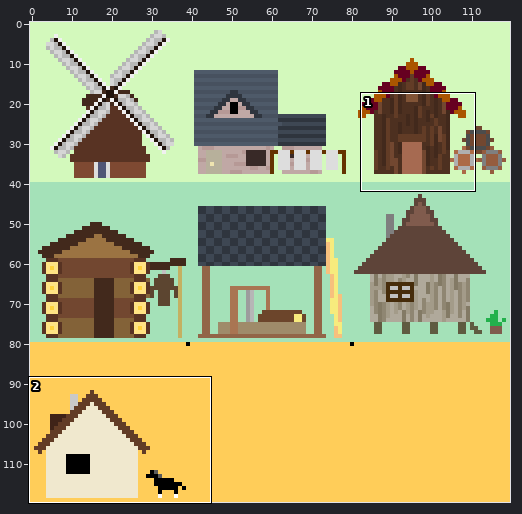
Edited in one commit: sprite sheet (Scripts/Chikuwa3/Buildings.png). Above: a wide view before the commit, with the close-up outlined.
Close-up. Before the edit:
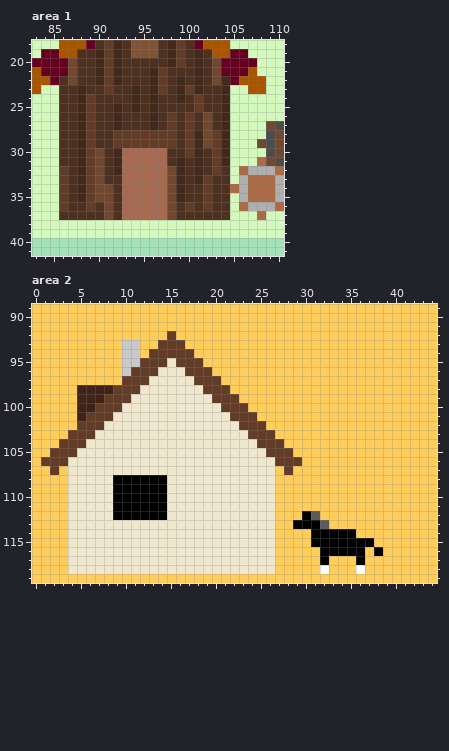
The file is 120x120 pixels. Colours within 5 levels of each other are drawn and written as one. Shown: area 1: x 83..110, y 18..41; area 2: x 0..44, y 89..119.
The result:
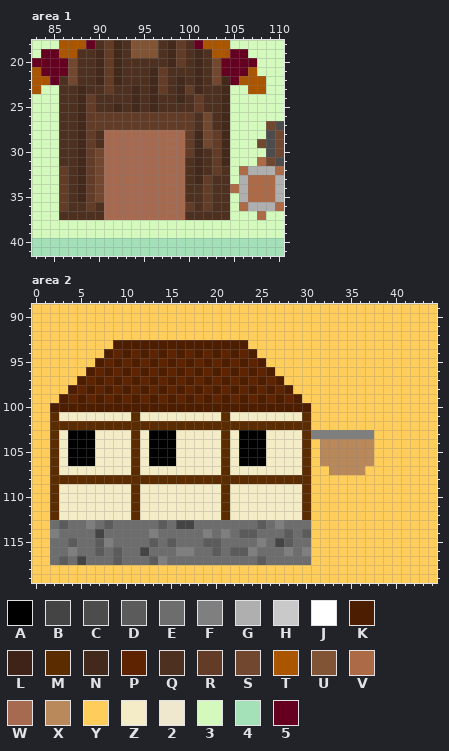
Palette (. is transparent): A #000000  B #444444  C #4c4c4c  D #5b5b5b  E #6d6d6d  F #7f7f7f  G #afafaf  H #c9c9c9  J #ffffff  K #4d1d00  L #3f2318  M #5b2c00  N #42291c  P #5e2300  Q #4d3020  R #623c26  S #724730  T #aa5500  U #815436  V #ac6a46  W #a66a51  X #b9885b  Y #ffcd59  Z #f3ecc7  2 #f0e8ce  3 #d3f9bc  4 #a4e1b8  5 #660021
Difference:
Area 1:
y 26..27: x 90..97 QQNQQQNQ -> RRRRRRRR; x 99 Q -> R
y 28..29: x 91..99 QRRRRRRRQ -> WWWWWWWWW
y 30: x 91..92 QN -> WW; x 98..99 QQ -> WW
y 31: x 91..92 QN -> WW; x 98..99 QN -> WW
y 32: x 91..92 QN -> WW; x 98..99 SN -> WW
y 33: x 91..92 QQ -> WW; x 98..99 SN -> WW
y 34..35: x 91..92 SQ -> WW; x 98..99 SN -> WW
y 36..37: x 91..92 SQ -> WW; x 98..99 SQ -> WW
Area 2:
y 92: x 15 R -> Y
y 93: x 9..23 YHHYYRRRYYYYYYY -> KKKKKKKKKKKKKKK
y 94: x 8..24 YYHHYRRRRRYYYYYYY -> KPKPKPKPKPKPKPKPK
y 95: x 7..25 YYYHHRRR2RRRYYYYYYY -> KPKPKPKPKPKPKPKPKPK
y 96: x 6..26 YYYYHRRR222RRRYYYYYYY -> KPKPKPKPKPKPKPKPKPKPK
y 97: x 5..27 YYYYYRRR22222RRRYYYYYYY -> KPKPKPKPKPKPKPKPKPKPKPK
y 98: x 4..28 YLLLLRRR2222222RRRYYYYYYY -> KPKPKPKPKPKPKPKPKPKPKPKPK
y 99: x 3..29 YYLLLRRR222222222RRRYYYYYYY -> KPKPKPKPKPKPKPKPKPKPKPKPKPK
y 100: x 2..30 YYYLLRRR22222222222RRRYYYYYYY -> KKKKKKKKKKKKKKKKKKKKKKKKKKKKK
y 101: x 2..30 YYYLRRR2222222222222RRRYYYYYY -> MZZZZZZZZMZZZZZZZZZMZZZZZZZZM
y 102: x 2..30 YYYRRR222222222222222RRRYYYYY -> MMMMMMMMMMMMMMMMMMMMMMMMMMMMM
y 103: x 2..37 YYRRR22222222222222222RRRYYYYYYYYYYY -> MZAAAZZZZMZAAAZZZZZMZAAAZZZZMFFFFFFF
y 104: x 2..30 YRRR2222222222222222222RRRYYY -> MZAAAZZZZMZAAAZZZZZMZAAAZZZZM; x 32..37 YYYYYY -> XXXXXX
y 105: x 2..30 RRR222222222222222222222RRRYY -> MZAAAZZZZMZAAAZZZZZMZAAAZZZZM; x 32..37 YYYYYY -> XXXXXX
y 106: x 1..30 RRR22222222222222222222222RRRY -> YMZAAAZZZZMZAAAZZZZZMZAAAZZZZM; x 32..37 YYYYYY -> XXXXXX
y 107: x 2..30 RY22222222222222222222222YRYY -> MZZZZZZZZMZZZZZZZZZMZZZZZZZZM; x 33..36 YYYY -> XXXX
y 108: x 2..30 YY22222AAAAAA222222222222YYYY -> MMMMMMMMMMMMMMMMMMMMMMMMMMMMM
y 109..111: x 2..30 YY22222AAAAAA222222222222YYYY -> MZZZZZZZZMZZZZZZZZZMZZZZZZZZM
y 112: x 2..31 YY22222AAAAAA222222222222YYYAD -> MZZZZZZZZMZZZZZZZZZMZZZZZZZZMY
y 113: x 2..32 YY22222222222222222222222YYAAAD -> EDEEFEDEEEEEDEBBEEEEEEEDEFEEEYY
y 114: x 2..35 YY22222222222222222222222YYYYAAAAA -> FEEEEBEEEEEFEEEEEFEFEDDEEEDEDYYYYY
y 115: x 2..37 YY22222222222222222222222YYYYAAAAAAA -> EEDEEDFEEEEDEDEEEDDEEEEFEBDEEYYYYYYY
y 116: x 2..30 YY22222222222222222222222YYYY -> EEFEEDEDEEBEEEFFEEDEDDFEEEFEF; x 32..36 AAAAA -> YYYYY; x 38 A -> Y
y 117: x 2..30 YY22222222222222222222222YYYY -> EDEBEEEDEEEDFEEEEEEEEEEDEEEEE; x 32 A -> Y; x 36 A -> Y
y 118: x 4..26 22222222222222222222222 -> YYYYYYYYYYYYYYYYYYYYYYY; x 32 J -> Y; x 36 J -> Y
Boxes around the changes in both close-ups, in picture pixels (x1, y1, x2, y2):
changed: (95, 112, 185, 220)
changed: (41, 331, 383, 574)
